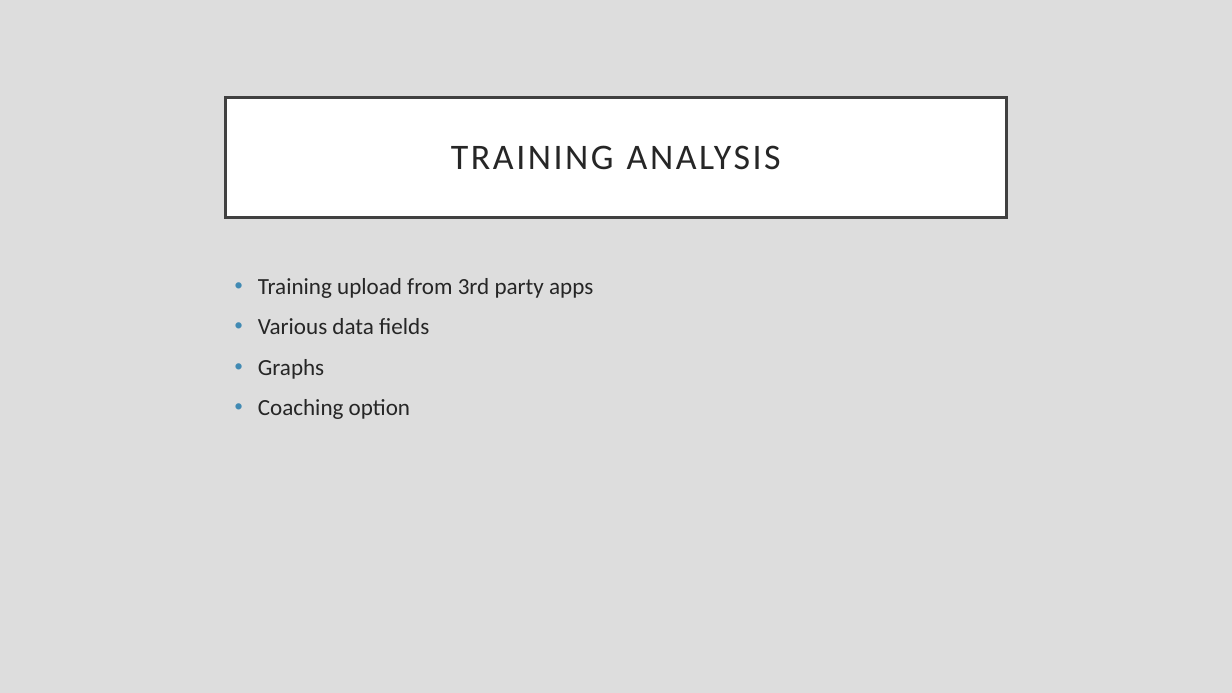
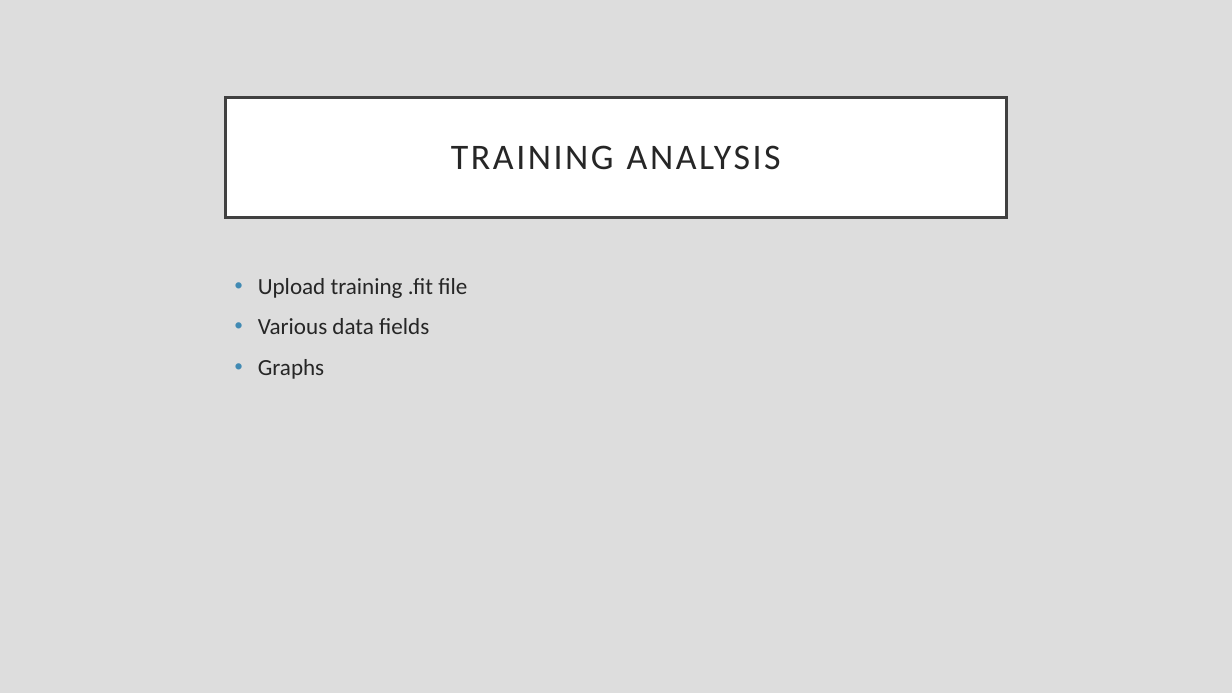
Before and after one commit to reddiamond1234/app-for-training-analisys, a slide deck: slide 4 of ProjectPresentation.pptx (slide 6 before the commit). Drawn at 1232x693 pixels with LibreOffice and Linux fonts; fonts in the diff are those of the drawing. Boxes give left, top, right and bottom in pixels: in the first picture for what was removed or moved away, otherwise in the second. Text is boxed around its words. In the diff, an @@ line names an element or a change of style, - is before the commit and + after.

```diff
--- a/ProjectPresentation.pptx
+++ b/ProjectPresentation.pptx
@@ text at box(258, 278, 467, 298): text changed @@
-• Training upload from 3rd party apps
+• Upload training .fit file
@@ text at box(258, 399, 410, 419): paragraph removed @@
-• Coaching option
```
Also in this commit, not shown: 5 other slides changed, 4 slides added, 3 slides removed, 2 other files.
